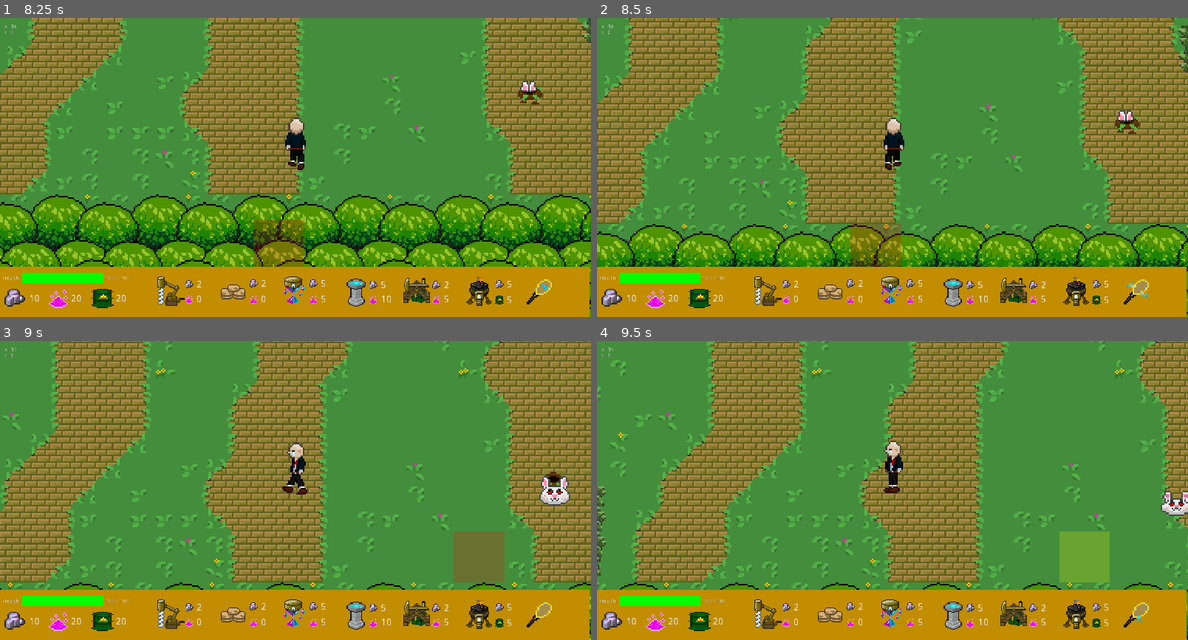
Above: before the commit, frames 1-4 (two rows, left to right).
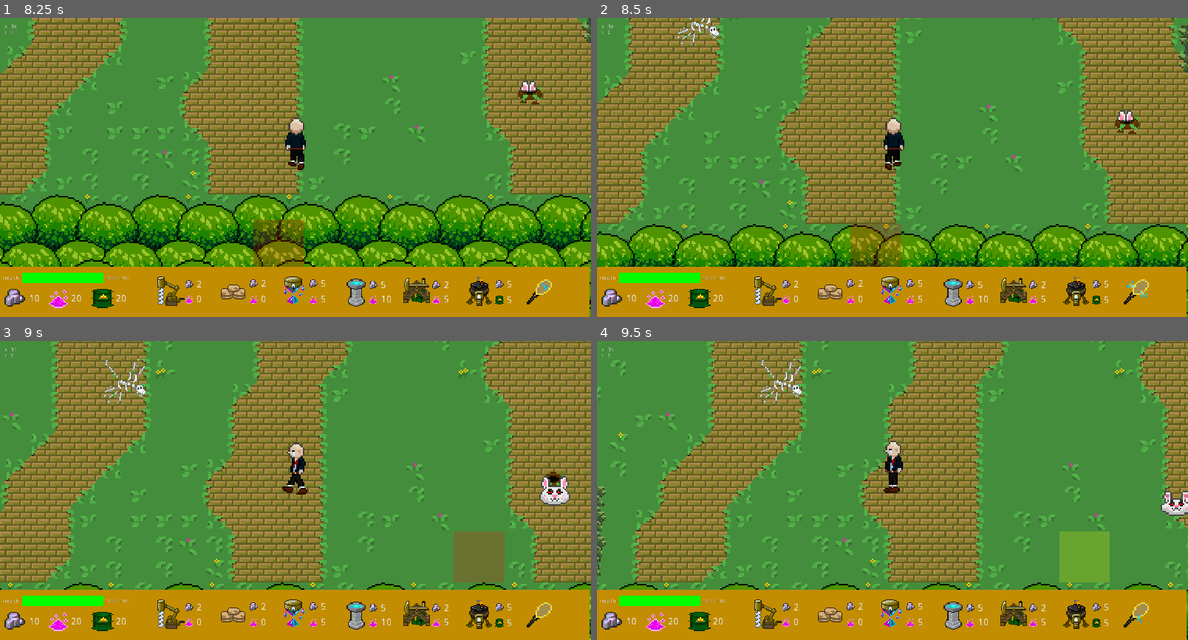
Above: after the commit, the same moments.

Repository: rakthalekk/CSC281-Project
Game: Godot game, scene res://src/Main.tscn
Two runs of this game, one before a commit and one after it. Both use one fixed random seed, a clock stepped at 60 frames per second and the inputs below. The engine's default icon, where the game draws it, is replaced by a stand-in: a white triangle on a blue panel in a dark square.
Inputs (mouse positions are in pixels of both pictures, inside the frame that each line leads up to):
- Up to frame 1 (8.25 s): click (171, 290) at 0.5 s; click (230, 293) at 1.25 s; click (295, 290) at 2 s; click (354, 293) at 2.75 s; click (419, 287) at 3.5 s; click (478, 293) at 4.25 s; click (537, 293) at 5 s; tap Enter at 5.75 s; move the mouse to (425, 152) at 5.77 s; hold D (right) 5.78-6.53 s; hold 1 (1) 5.78-6.53 s; tap 2 (2) at 6.05, 6.6 s; move the mouse to (177, 182) at 6.52 s; hold S (down) 6.53-7.28 s; tap 3 (3) at 6.8 s; move the mouse to (354, 101) at 7.27 s; hold D (right) 7.28-8.03 s; hold 3 (3) 7.28-8.03 s; tap 4 (4) at 7.55, 8.1 s; move the mouse to (265, 227) at 8.02 s; hold W (up) from 8.03 s (still down)
- Up to frame 2 (8.5 s): keep holding W (up); tap 5 (5) at 8.3 s
- Up to frame 3 (9 s): move the mouse to (472, 535) at 8.77 s; release W (up) at 8.78 s; hold A (left) from 8.78 s (still down); hold 5 (5) from 8.78 s (still down)
- Up to frame 4 (9.5 s): keep holding A (left); keep holding 5 (5); tap 6 (6) at 9.05 s

Frame 1 is identical in both runs. In frame 2, 0.2% of the frame differs, in the area x 13-21%, y 0-10%; in frame 3, 0.2%, in the area x 17-25%, y 5-21%; in frame 4, 0.2%.

Commit message:
Initial Implementation of dragon bones

Diff:
--- /dev/null
+++ b/281-Project/src/Dragon Bones.gd
@@ -0,0 +1,10 @@
+extends StaticBody2D
+
+#Check main for the detection of dragon bones.
+#The oil rig placement radius is determined in the global.gd file. Default = 2
+
+func _ready():
+	#Get the tile map
+	var tilemap = get_parent().get_parent().get_node("Navigation2D").get_node("TileMap")
+	#Add the location of the dragon bones to the location list in tilemap
+	tilemap.dragonBonesLocations.append(tilemap.world_to_map(self.position))
--- /dev/null
+++ b/281-Project/src/Dragon Bones.tscn
@@ -0,0 +1,21 @@
+[gd_scene load_steps=4 format=2]
+
+[ext_resource path="res://src/Dragon Bones.gd" type="Script" id=1]
+[ext_resource path="res://assets/Map Elements/dragonbones.png" type="Texture" id=2]
+
+[sub_resource type="RectangleShape2D" id=1]
+extents = Vector2( 55, 57.5 )
+
+[node name="Dragon Bones" type="StaticBody2D"]
+collision_layer = 0
+collision_mask = 16
+script = ExtResource( 1 )
+
+[node name="Sprite" type="Sprite" parent="."]
+position = Vector2( -3.8147e-06, -14 )
+scale = Vector2( 0.5, 0.5 )
+texture = ExtResource( 2 )
+
+[node name="CollisionShape2D" type="CollisionShape2D" parent="."]
+position = Vector2( -1, -11.5 )
+shape = SubResource( 1 )
--- a/281-Project/src/Global.gd
+++ b/281-Project/src/Global.gd
@@ -15,6 +15,8 @@
 
 var structure_queue = ["drill", "wall", "turret", "healtower", "oilrig", "firetower"]
 
+#Dragon Bones Oil Rig Placement Range (tile radius around dragon bones where oil rigs can be placed)
+var oilRigTileRadius = 2
 
 func reset_level():
 	get_tree().change_scene("res://src/Main.tscn")
--- a/281-Project/src/GrassTileMap.gd
+++ b/281-Project/src/GrassTileMap.gd
@@ -3,6 +3,7 @@
 # Static Variables
 var BURROW = preload("res://src/Burrow.tscn")
 var FAIRYLOG = preload("res://src/Fairy Log.tscn")
+var DRAGONBONES = preload("res://src/Dragon Bones.tscn")
 var perlin = preload("res://src/softnoise.gd")
 var rng = RandomNumberGenerator.new()
 var startX = 0
@@ -53,6 +54,18 @@
 var maxFairyLogsPerSquare = 1 #The number of fairy logs that can spawn in a single square area
 var logLocations = [] #Locations of logs that have been spawned for updating tile navigation
 
+# Dragon Bones Variables
+var dragonBones = true #Spawn Dragon Bones randomly
+var dragonBonesRegionSize = 16 #region size squares of the Dragon Bones to spawn in
+var dragonBonesMinChance = 0.05 #Min chance for Dragon Bones to spawn when at the start Y
+var dragonBonesMaxChance = 0.15 #Max chacne for Dragon Bones to spawn when at the end of the map
+var dragonBonesStartY = 48#fieldWidth/3 #At what point in the map Dragon Bones start spawning
+var maxDragonBonesPerSquare = 1 #The number of Dragon Bones that can spawn in a single square area
+var dragonBonesLocations = [] #Locations of dragon bones that have been spawned for checking for placement
+var dragonBonesSpawnedCount = 0 #Keeps track of the number of dragon bones spawned
+var minDragonBonesSpawned = 2 #Spawn at least this many dragon bones
+var maxTries = 100 #Maximum tries that the engine will try spawning the min number of dragon bones before giving up
+
 # Called when the node enters the scene tree for the first time.
 func _ready():
 	rng.randomize()
@@ -69,12 +82,23 @@
 
 #This function will create a fairyLog at the specified tile
 func createFairyLog(tileX, tileY):
-	#print("Creating Burrow...")
 	var inst = FAIRYLOG.instance()
 	inst.position = map_to_world(Vector2(tileX, tileY))
 	logLocations.append(inst.position)
 	get_parent().get_parent().get_node("Entities").call_deferred("add_child", inst)
 	#print("Spawn Location: " + str(map_to_world(Vector2(tileX, tileY))))
+	#print("Spawn Location: " + str(Vector2(tileX, tileY)))
+	#print(str(get_parent().get_parent().get_children()))
+
+#This function will create Dragon Bones at the specified tile
+func createDragonBones(tileX, tileY):
+	#Places the bones at the bottom right corner of them
+	var inst = DRAGONBONES.instance()
+	inst.position = map_to_world(Vector2(tileX, tileY))
+	#dragonBonesLocations.append(Vector2(tileX, tileY)) #--> Moved to "Dragon Bones.gd"
+	get_parent().get_parent().get_node("Entities").call_deferred("add_child", inst)
+	print("Spawn Location: " + str(map_to_world(Vector2(tileX, tileY))))
+	dragonBonesSpawnedCount += 1
 	#print("Spawn Location: " + str(Vector2(tileX, tileY)))
 	#print(str(get_parent().get_parent().get_children()))
 
@@ -371,29 +395,92 @@
 										if(spawnLoc[0] < fairyLogBorder || spawnLoc[1] < fairyLogBorder
 											|| spawnLoc[0] >= fieldLength - fairyLogBorder || spawnLoc[1] >= fieldWidth - fairyLogBorder):
 												spawnLoc = Vector2(x + rng.randi_range(-4,4),actualY + rng.randi_range(-4,4))
-										# Check if the burrow can spawn
+										# Check if the fairy log can spawn
 										if(!canSpawnObject(spawnLoc)):
 										#if(get_cellv(spawnLoc) == waterTileID):
 											#Try again if the spot it was attempted to be placed on is water
 											spawnLoc = Vector2(x + rng.randi_range(-4,4),actualY + rng.randi_range(-4,4))
 										else:
-											#Spawn the burrow if it's in a valid space
+											#Spawn the fairy log if it's in a valid space
 											createFairyLog(spawnLoc[0], spawnLoc[1])
-											break #Stop the for loop since the burrow was created
-
-		"""
-		var rng_val = rng.randf()
-		var chance = ((fairyLogMaxChance-fairyLogMaxChance)/pow(fieldLength, 2.0))*pow(y, 2.0) + fairyLogMinChance
-		# Check Scaling by min/max
-		if(chance < fairyLogMinChance):
-			chance = fairyLogMinChance
-		elif(chance > fairyLogMaxChance):
-			chance = fairyLogMaxChance
-		if(rng_val <= chance):
-				willSpawn = true
-		else:
-				willSpawn = false
-	"""
+											break #Stop the for loop since the fairy log was created
+	#Generate Dragon Bones
+	if(dragonBones):
+		var tries = 0 #Tracks the tries the game takes to spawn dragon bones
+		#Ensures that dragon bones are spawned the min number of times
+		while(dragonBonesSpawnedCount < minDragonBonesSpawned || tries > maxTries):
+			tries += 1 #increments tries
+			#Border Size to account for log size
+			var dragonBonesBorder = 2
+			#Squares in the X direction
+			for x in range(dragonBonesBorder, fieldLength - dragonBonesBorder):
+				#Squares in the Y direction
+				for y in range(dragonBonesBorder, fieldWidth - dragonBonesBorder):
+					#Acount for board orientation
+					var actualY = fieldWidth - 1 - y
+					## Quadratic Equation Difficulty Scaling
+					var chance = ((dragonBonesMaxChance-dragonBonesMinChance)/pow(fieldLength - dragonBonesStartY, 2.0))*pow(y, 2.0) + dragonBonesMinChance
+					# Check Scaling by min/max
+					if(y <= dragonBonesStartY):
+						chance = 0
+					elif(chance < dragonBonesMinChance):
+						chance = dragonBonesMinChance
+					elif(chance > dragonBonesMaxChance):
+						chance = dragonBonesMaxChance
+					#Should be the size of the region, since it's a square region
+					if(rng.randf() <= 1/pow(dragonBonesRegionSize, 2.0)):
+						#Player Spawn Area - Don't spawn anything in it -- BOXES 3,4
+						if((x == ((fieldLength / regionSize)/2)-1 || x == (fieldLength / regionSize)/2 + 0) && y == 0):
+							# This is the spawn area-- Do not put anything here
+							pass
+						elif((x == ((fieldLength / regionSize)/2)-1 || x == (fieldLength / regionSize)/2 + 0) && y >= (fieldWidth/regionSize)-2):
+							# Don't spawn burrows in the boss area
+							pass
+						else:
+							#RNG to determine if it will spawn
+							var rng_val = rng.randf()
+							#Determine if the dragonBones will spawn
+							#print("RNG VAL: " + str(rng_val) + " AND CHANCE: " + str(chance) + " - " + str(Vector2(x, y)))
+							if(rng_val <= chance):
+								#Spawn at least 1, and then chance spawn as many as needed
+								for spawns in range(maxDragonBonesPerSquare):
+									var willSpawn = true
+									if(spawns > 0):
+										#Run the RNG to spawn another one
+										rng_val = rng.randf()
+										#Scale chance
+										chance = ((dragonBonesMaxChance-dragonBonesMinChance)/pow(fieldLength - dragonBonesStartY, 2.0))*pow(y, 2.0) + fairyLogMinChance
+										# Check Scaling by min/max
+										if(actualY <= dragonBonesStartY):
+											chance = 0
+										elif(chance < dragonBonesMinChance):
+											chance = dragonBonesMinChance
+										elif(chance > dragonBonesMaxChance):
+											chance = dragonBonesMaxChance
+										#Check if the chance is good to spawn another one
+										if(rng_val <= chance):
+												willSpawn = true
+										else:
+												willSpawn = false
+									if(willSpawn):
+										#Initial spawn location
+										var spawnLoc = Vector2(x + rng.randi_range(-4,4),actualY + rng.randi_range(-4,4))
+										#Try up to 32 times to place the fairy log
+										for i in range(32):
+											# Check if the log is spawning outside of the border
+											if(spawnLoc[0] < dragonBonesBorder || spawnLoc[1] < dragonBonesBorder
+												|| spawnLoc[0] >= fieldLength - dragonBonesBorder || spawnLoc[1] >= fieldWidth - dragonBonesBorder):
+													spawnLoc = Vector2(x + rng.randi_range(-4,4),actualY + rng.randi_range(-4,4))
+											# Check if the burrow can spawn
+											if(!canSpawnObject(spawnLoc)):
+											#if(get_cellv(spawnLoc) == waterTileID):
+												#Try again if the spot it was attempted to be placed on is water
+												spawnLoc = Vector2(x + rng.randi_range(-4,4),actualY + rng.randi_range(-4,4))
+											else:
+												#Spawn the burrow if it's in a valid space
+												createDragonBones(spawnLoc[0], spawnLoc[1])
+												tries = 0 #reset the tries
+												break #Stop the for loop since the burrow was created
 
 func generate():
 
--- a/281-Project/src/Main.gd
+++ b/281-Project/src/Main.gd
@@ -38,8 +38,8 @@
 	for pos in tilemap.logLocations:
 		update_log_navigation(pos)
 
-
 func _process(delta):
+	#Vector2(tilemap.world_to_map(player.global_position))
 	playerCoords = Vector2(2*tilemap.world_to_map(player.global_position)[0], 63) - tilemap.world_to_map(player.global_position)#player.global_position
 	var cell = tilemap.world_to_map(player.global_position)
 	var tile_id = tilemap.get_cellv(cell)
@@ -78,7 +78,11 @@
 			tile_highlight.rect_global_position = mouse_tile_pos
 
 		## CHANGE OIL RIG WHEN OIL TILES ARE IMPLEMENTED
-		if (Global.selected_item == "drill" || Global.selected_item == "oilrig") && get_stone_tile_count(mouse_tile_pos) < 3:
+		if (Global.selected_item == "drill") && get_stone_tile_count(mouse_tile_pos) < 3:
+			tile_highlight.color = Color(1, 0, 0, 0.2)
+			valid_place = false
+		elif(Global.selected_item == "oilrig" && get_near_dragon_bones_count(mouse_tile_pos) < 4):
+			print("BONES COUNT: " + str(get_near_dragon_bones_count(mouse_tile_pos)))
 			tile_highlight.color = Color(1, 0, 0, 0.2)
 			valid_place = false
 		elif Global.selected_item != "wall" && !check_no_nav_tiles(mouse_tile_pos) || Global.selected_item == "wall" && !check_no_nav_tiles_wall(mouse_tile_pos):
@@ -108,6 +112,26 @@
 				count += 1
 	return count
 
+#Checks for dragon bones near the position. Pos is a tile location
+func checkForDragonBones(pos: Vector2):
+	var dragon_bones_range = Global.oilRigTileRadius#2 #Radius around bones where oil things can be placed
+	for dragonBonesPos in tilemap.dragonBonesLocations:
+		for block in [Vector2(0,0), Vector2(-1,0), Vector2(-1,-1), Vector2(0,-1)]:
+			#Check around each block
+			if((pos[0] <= dragonBonesPos[0] + block[0] + dragon_bones_range && pos[0] >= dragonBonesPos[0] + block[0] - dragon_bones_range)
+				&& (pos[1] <= dragonBonesPos[1] + block[1] + dragon_bones_range && pos[1] >= dragonBonesPos[1] + block[1] - dragon_bones_range)):
+				return true
+	return false
+
+# Check number of stone tiles at location
+func get_near_dragon_bones_count(pos: Vector2):
+	var count = 0
+	for i in range(2):
+		for j in range(2):
+			var p = tilemap.world_to_map(pos) + Vector2(i, j)
+			if(checkForDragonBones(p)):
+				count += 1
+	return count
 
 # Check to ensure all tiles have navigation
 func check_no_nav_tiles(pos: Vector2):
--- a/281-Project/src/Main.tscn
+++ b/281-Project/src/Main.tscn
@@ -8,6 +8,7 @@
 [ext_resource path="res://src/Player.tscn" type="PackedScene" id=6]
 [ext_resource path="res://assets/Map Elements/Tilesheet/tilesettest.png" type="Texture" id=7]
 [ext_resource path="res://src/Forg.tscn" type="PackedScene" id=8]
+[ext_resource path="res://src/Dragon Bones.tscn" type="PackedScene" id=9]
 [ext_resource path="res://src/TallGrass.gd" type="Script" id=10]
 [ext_resource path="res://assets/Map Elements/Tilesheet/Border Block.png" type="Texture" id=11]
 [ext_resource path="res://src/BigBadBunny.tscn" type="PackedScene" id=12]
@@ -1259,6 +1260,9 @@
 
 [node name="StructureManager" type="YSort" parent="Entities"]
 
+[node name="Dragon Bones" parent="Entities" instance=ExtResource( 9 )]
+position = Vector2( 1984, 3594 )
+
 [node name="MiningTimer" type="Timer" parent="."]
 
 [node name="EnemyPathingTimer" type="Timer" parent="."]
Not shown: 1 places in 281-Project/src/Main.tscn that only renumber resources
